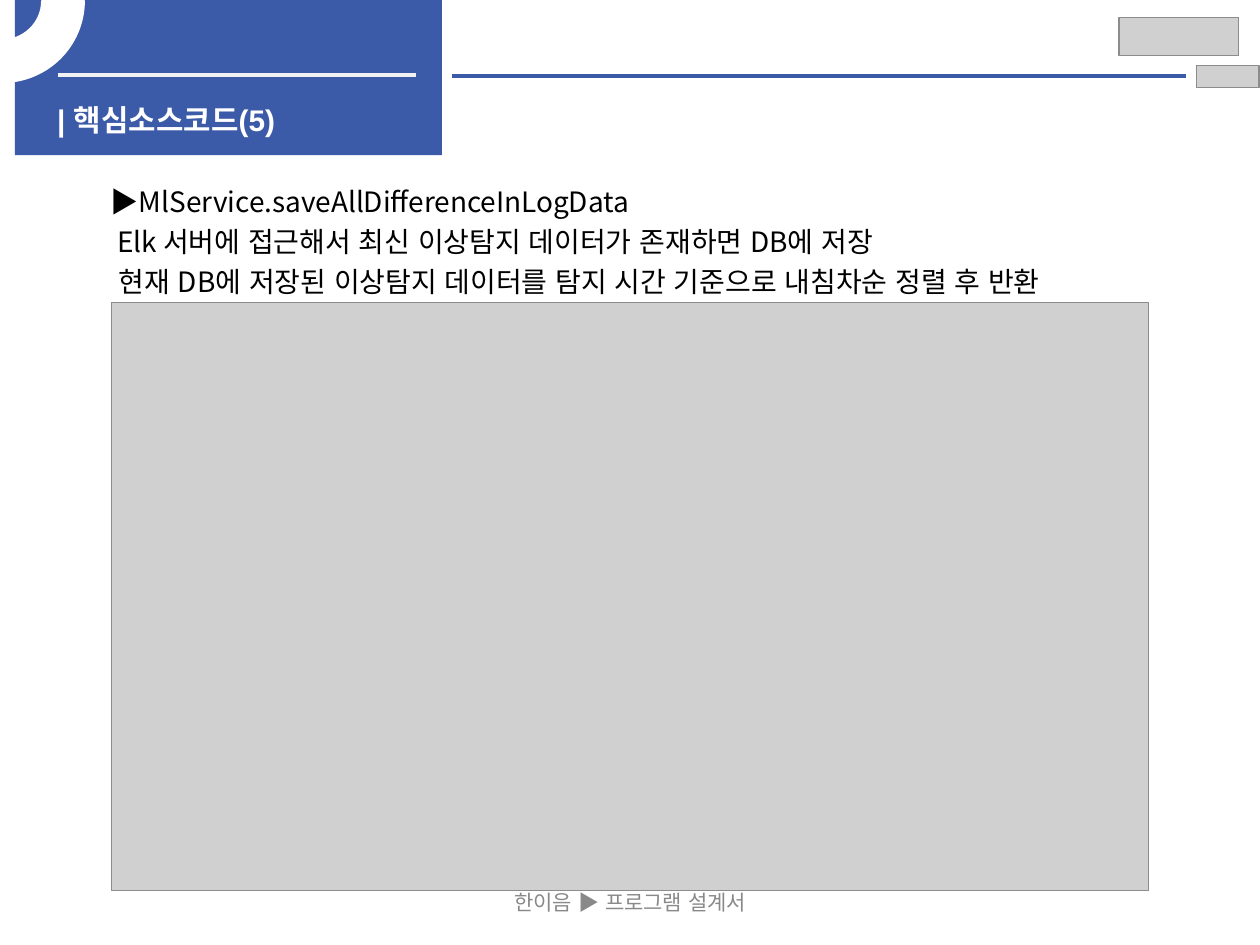
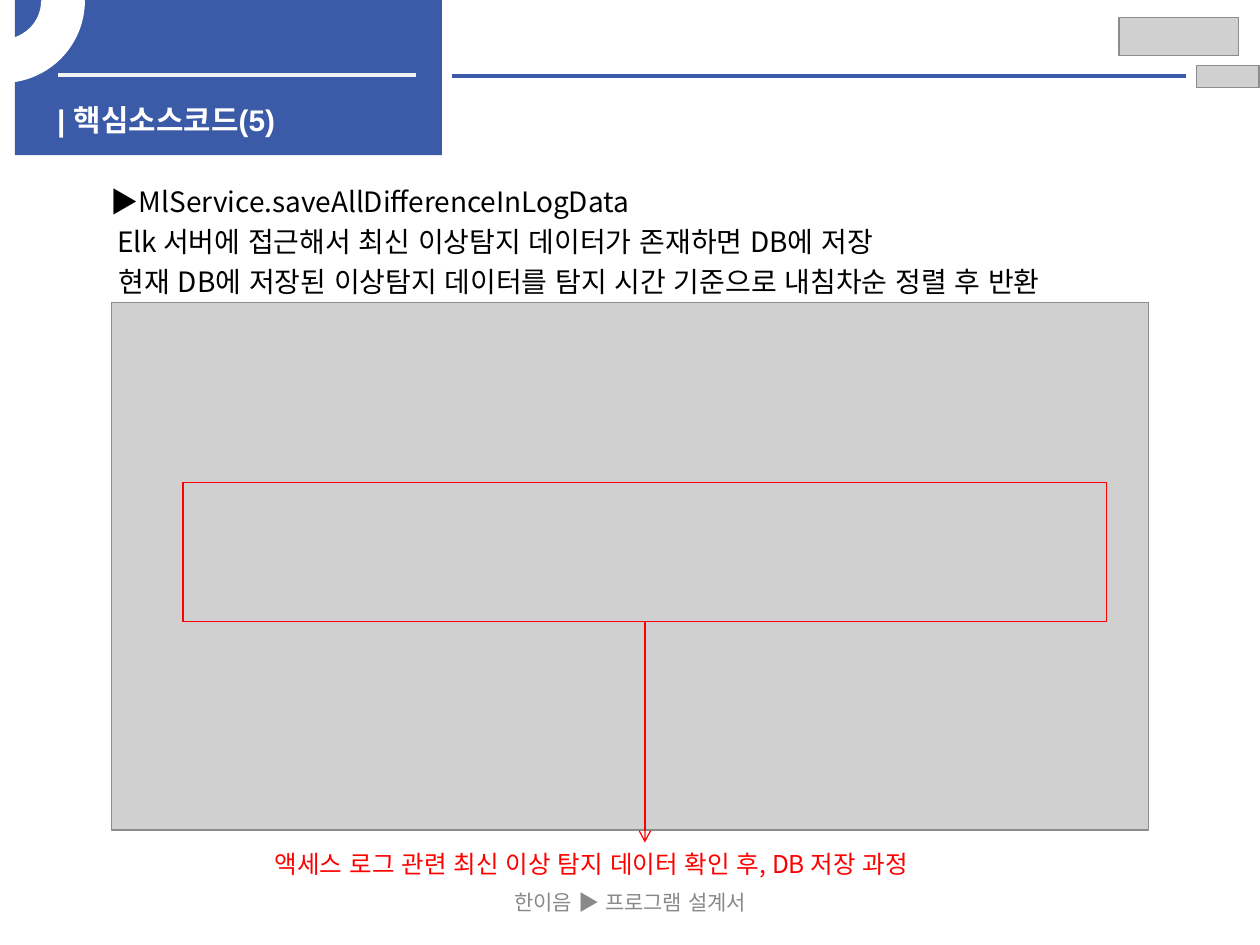
Before and after one commit to HwangYooHyun1/2023_Hanium_prj, a slide deck: slide 28 of 02_문서/03_중간보고서/2023_SW개발_HW제작설계서_일반_초안.pptx (slide 26 before the commit). Drawn at 1260x945 pixels with LibreOffice and Linux fonts; fonts in the diff are those of the drawing; grey boxes stand for pictures; background and template pictures are left out. Boxes give left, top, right and bottom in pixels: in the first picture for what was removed or moved away, otherwise in the second. Text is boxed around its words. In the diff, an @@ line names an element or a change of style, - is before the commit and + after.

```diff
--- a/02_문서/03_중간보고서/2023_SW개발_HW제작설계서_일반_초안.pptx
+++ b/02_문서/03_중간보고서/2023_SW개발_HW제작설계서_일반_초안.pptx
@@ picture: place and size @@
-picture at [111, 303, 1148, 892]
+picture at [111, 303, 1148, 831]
@@ rectangle added at [183, 482, 1107, 621], outline #FF0000 0.75 pt @@
@@ arrow added from (645, 622) to (645, 843), #FF0000 0.75 pt @@
@@ text added at [275, 852, 908, 878], 14 pt, text #FF0000 @@
+액세스 로그 관련 최신 이상 탐지 데이터 확인 후, DB 저장 과정
```
Also in this commit, not shown: 19 other slides changed, 2 slides added, 2 other files.
